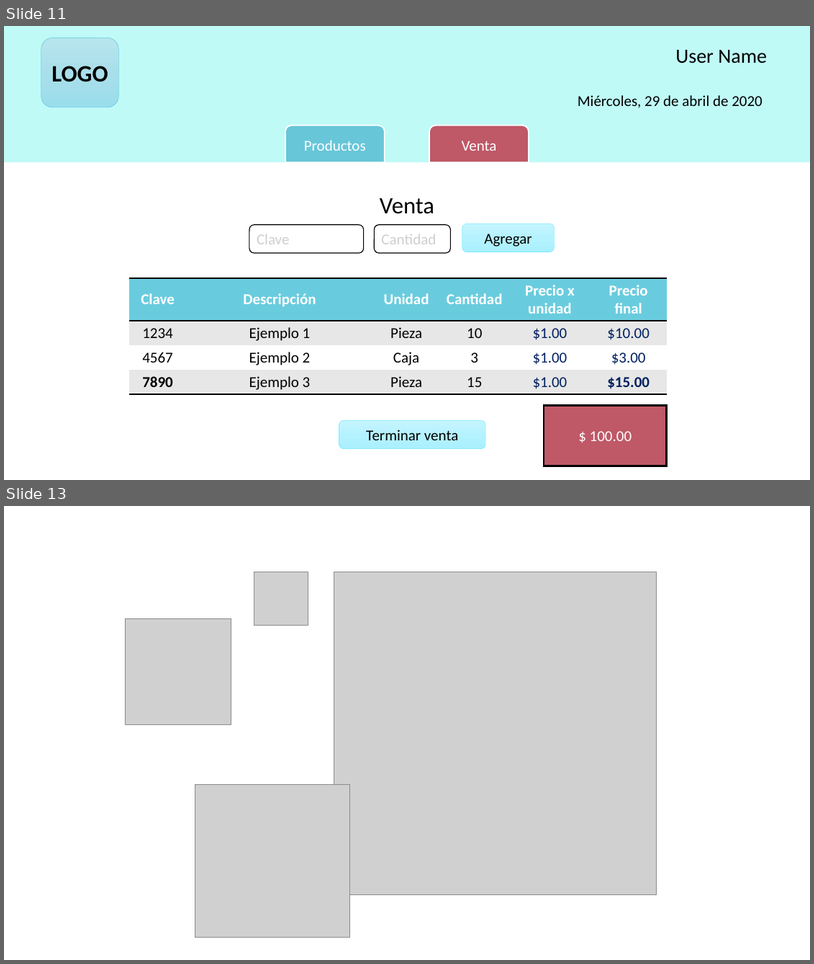
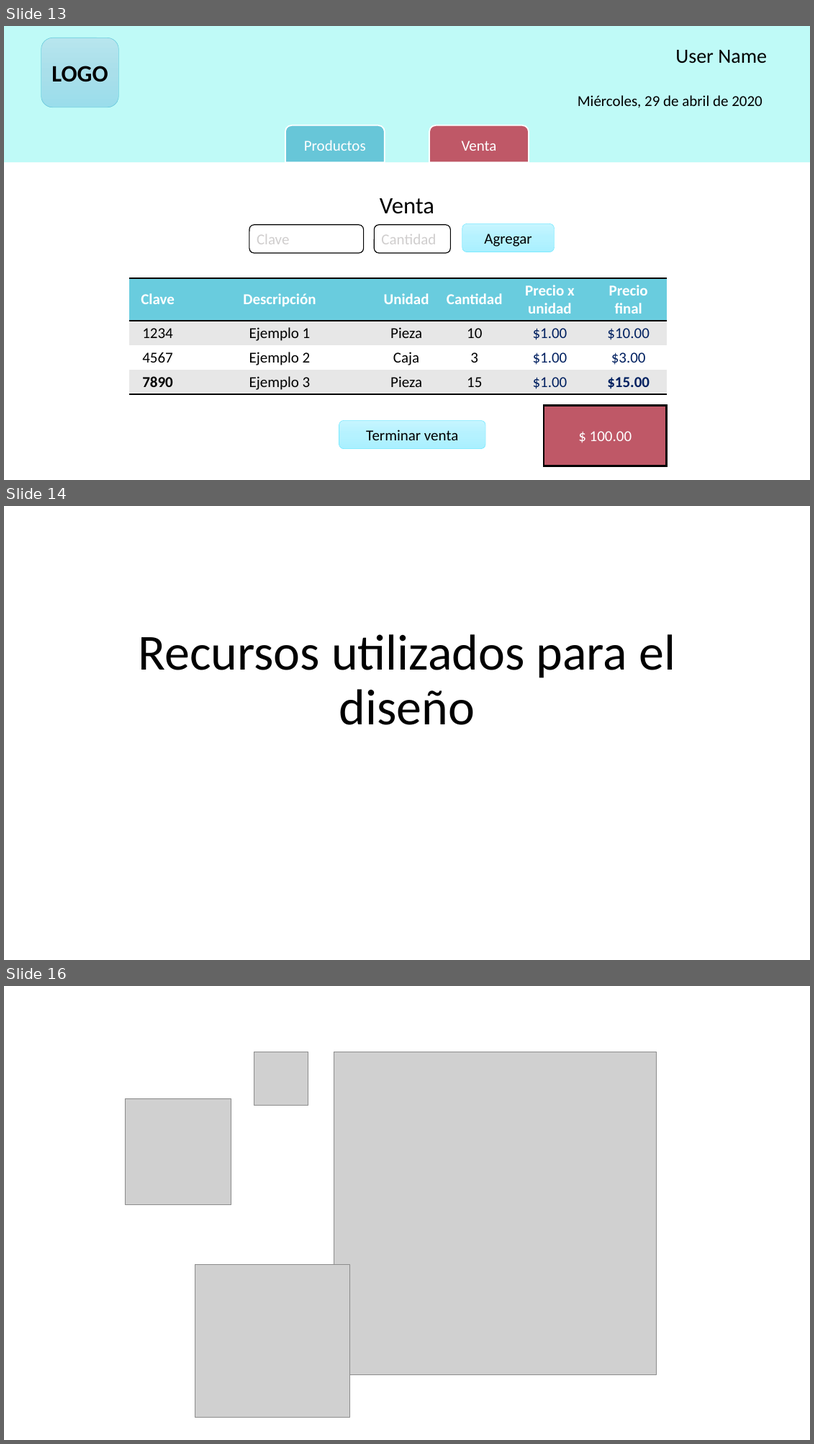
Before and after one commit to Sergio-DC/LabAplicacionesWebParciales, a slide deck: design_files/DiseñoSistema.pptx. Shown one above the other, each under a label of ours: slides 11 and 13 before the commit, slides 13, 14 and 16 after it; the slides between them are not shown. The pictures are 814x964 and 814x1444 pixels, drawn with LibreOffice and Linux fonts; fonts in the diff are those of the drawing; grey boxes stand for pictures; background and template pictures are left out. Boxes give left, top, right and bottom in pixels: in the first picture for what was removed or moved away, otherwise in the second. Text is boxed around its words. In the diff, an @@ line names an element or a change of style, - is before the commit and + after.

```diff
--- a/design_files/DiseñoSistema.pptx
+++ b/design_files/DiseñoSistema.pptx
@@ slide 14 added at (4, 506, 810, 960), background #FFFFFF @@
@@ title added at (138, 634, 676, 725), 60 pt, text #000000 @@
+Recursos utilizados para el diseño
@@ what was slide 11 is now slide 13 @@
@@ what was slide 13 is now slide 16 @@
```
Also in this commit, not shown: 3 other slides added, 1 other file.
